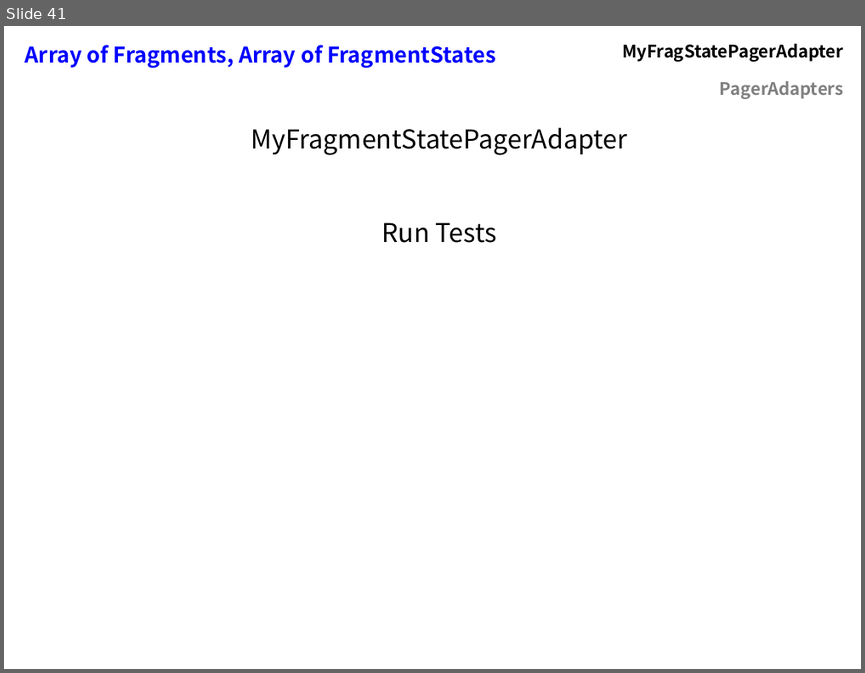
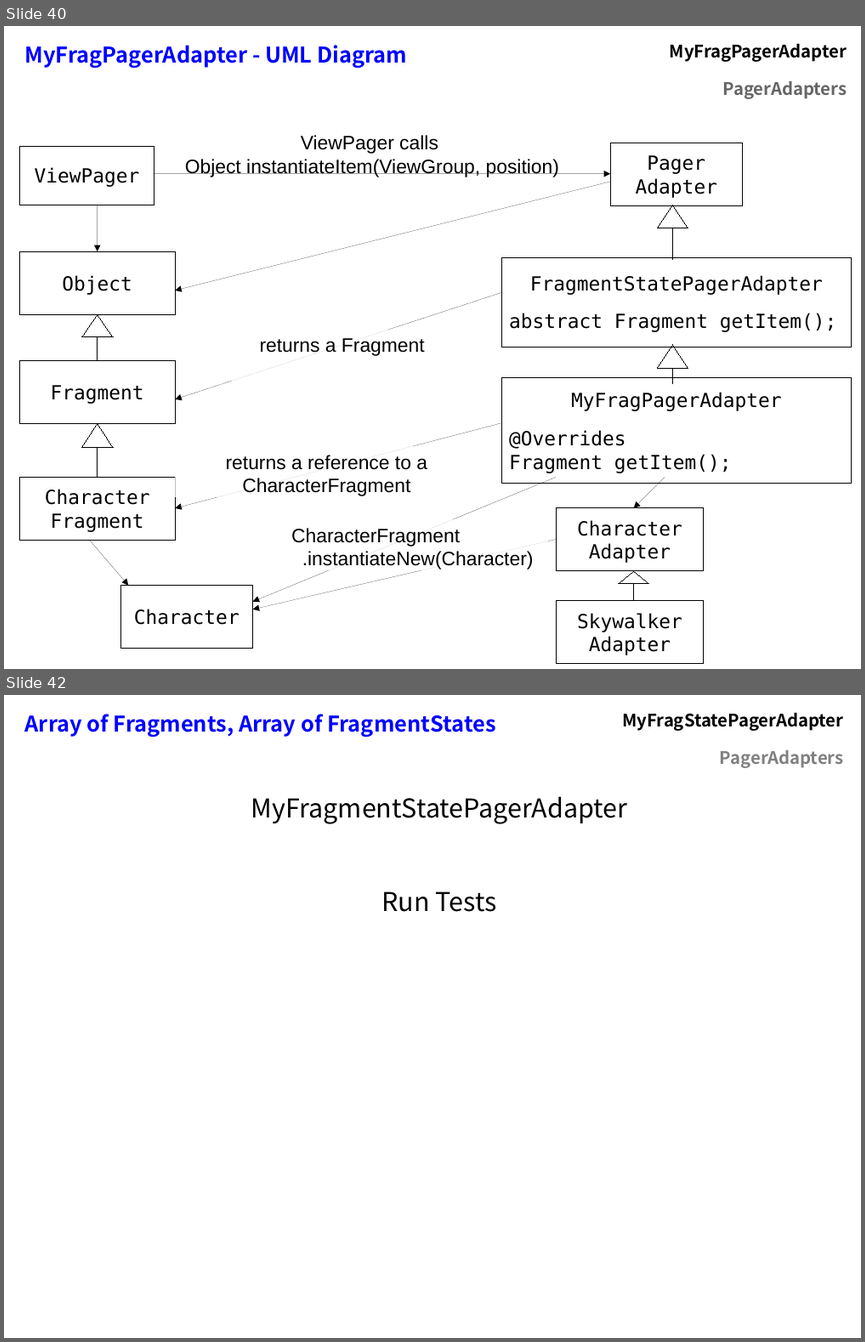
Before and after one commit to flocela/PagerAdaptersHandouts, a slide deck: PagerAdapterPresentation.odp. Shown one above the other, each under a label of ours: slide 41 before the commit, slides 40 and 42 after it; the slides between them are not shown. The pictures are 865x673 and 865x1342 pixels, drawn with LibreOffice and Linux fonts; fonts in the diff are those of the drawing. Boxes give left, top, right and bottom in pixels: in the first picture for what was removed or moved away, otherwise in the second. Text is boxed around its words. In the diff, an @@ line names an element or a change of style, - is before the commit and + after.

```diff
--- a/PagerAdapterPresentation.odp
+++ b/PagerAdapterPresentation.odp
@@ slide 40 added at (x1=4, y1=26, x2=861, y2=669), background #FFFFFF @@
@@ table added at (x1=18, y1=34, x2=855, y2=102), 2 rows, 2 columns @@
+MyFragPagerAdapter - UML Diagram | MyFragPagerAdapter
+ | PagerAdapters
@@ rectangle added at (x1=19, y1=147, x2=154, y2=204), outline #000000 0 pt, 18 pt, text #000000 @@
+ViewPager
@@ text added at (x1=185, y1=135, x2=559, y2=177), 18 pt, text #000000 @@
+ViewPager calls
+Object instantiateItem(ViewGroup, position)
@@ rectangle added at (x1=610, y1=142, x2=743, y2=205), outline #000000 0 pt, 18 pt, text #000000 @@
+Pager
+Adapter
@@ arrow added from (154, 174) to (610, 174), #000000 0 pt @@
@@ arrow added from (610, 182) to (175, 290), #000000 0 pt @@
@@ arrow added from (98, 204) to (98, 251), #000000 0 pt @@
@@ rectangle added at (x1=19, y1=251, x2=175, y2=314), outline #000000 0 pt, 18 pt, text #000000 @@
+Object
@@ group added at (x1=19, y1=204, x2=851, y2=423): 8 lines, 2 rectangles, 1 arrow, 1 text @@
+FragmentStatePagerAdapter
+abstract Fragment getItem();
+Fragment
+returns a Fragment
@@ group added at (x1=19, y1=345, x2=851, y2=540): 8 lines, 2 rectangles, 1 arrow, 1 text @@
+MyFragPagerAdapter
+@Overrides
+Fragment getItem();
+Character
+Fragment
+returns a reference to a CharacterFragment
@@ group added at (x1=90, y1=477, x2=704, y2=664): 4 arrows, 4 lines, 3 rectangles, 1 text @@
+Character
+Character
+Adapter
+CharacterFragment
+.instantiateNew(Character)
+Skywalker
+Adapter
@@ what was slide 41 is now slide 42 @@
```
Also in this commit, not shown: 17 slides changed, 7 other slides added, 4 slides removed, 2 other files.
